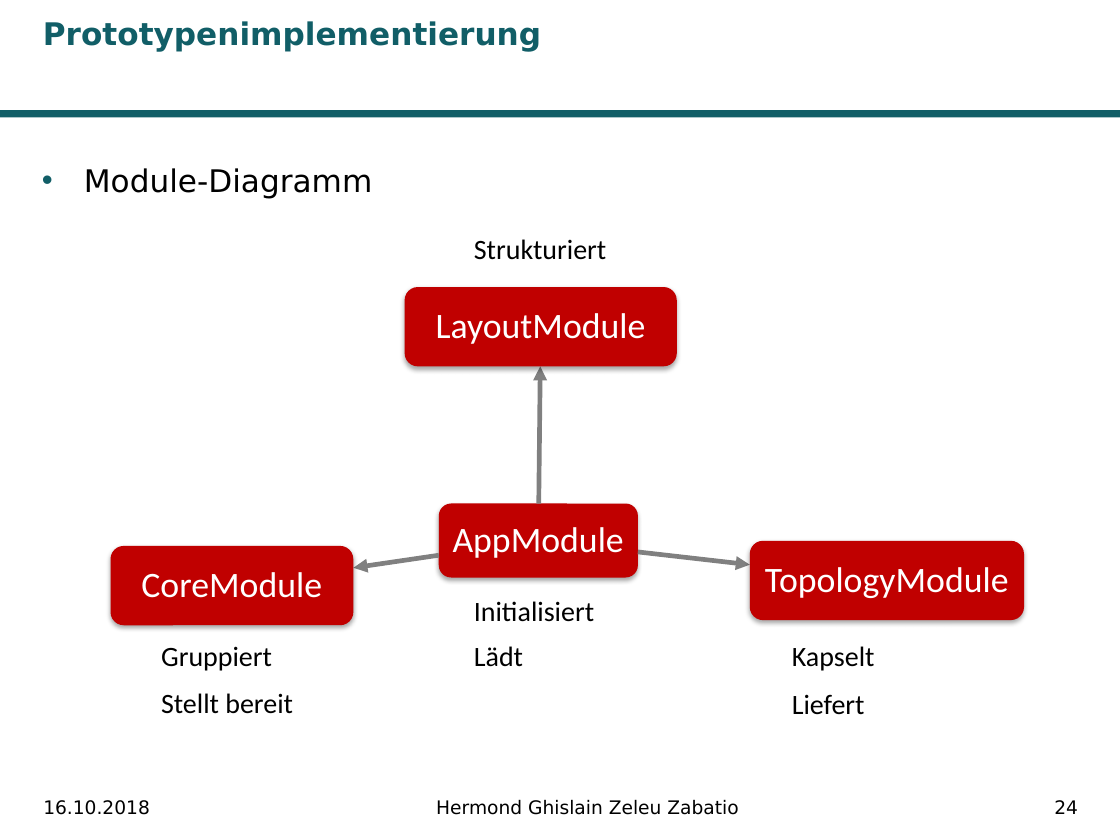
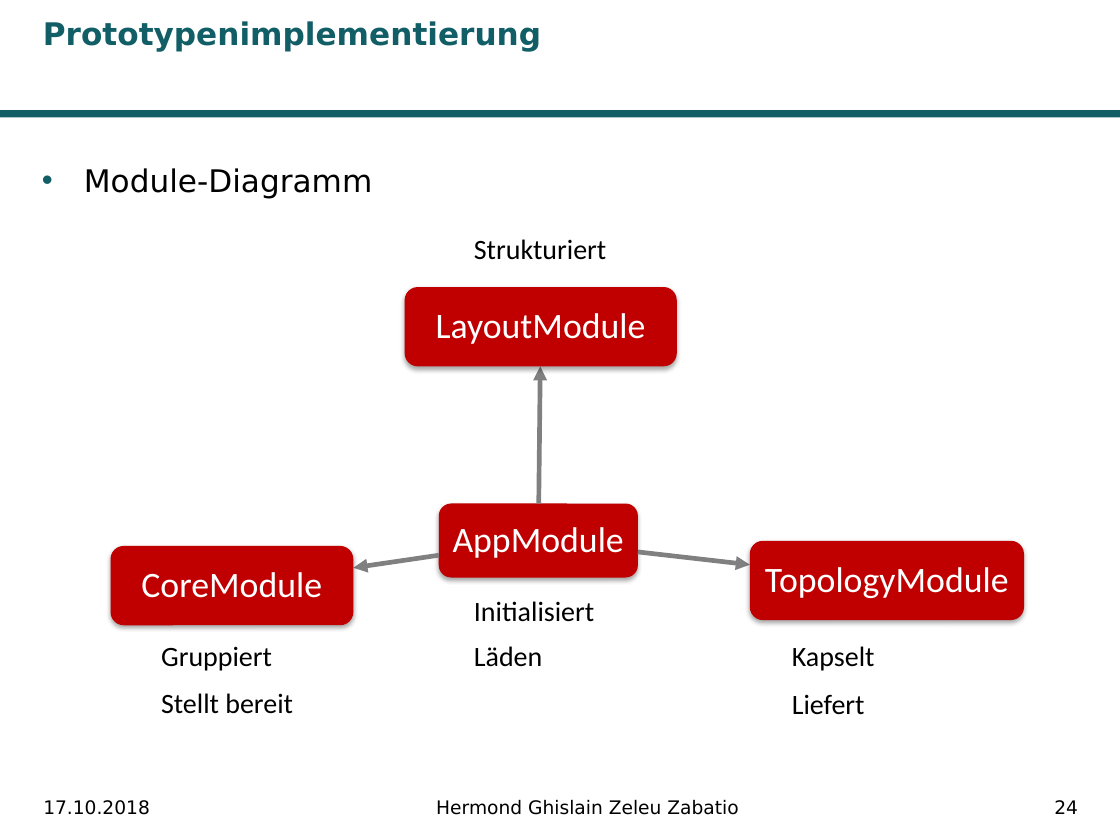
Before and after one commit to Ghislain1/zoe-fb-app, a slide deck: slide 24 of Master-Abschluss.pptx. Drawn at 1120x840 pixels with LibreOffice and Linux fonts; fonts in the diff are those of the drawing; background and template pictures are left out. Boxes give left, top, right and bottom in pixels: in the first picture for what was removed or moved away, otherwise in the second. Text is boxed around its words. In the diff, an @@ line names an element or a change of style, - is before the commit and + after.

```diff
--- a/Master-Abschluss.pptx
+++ b/Master-Abschluss.pptx
@@ text at (474,646,542,667): text changed @@
-Lädt
+Läden
@@ text at (43,800,150,815): text changed @@
-16.10.2018
+17.10.2018
```
Also in this commit, not shown: 28 other slides changed.
